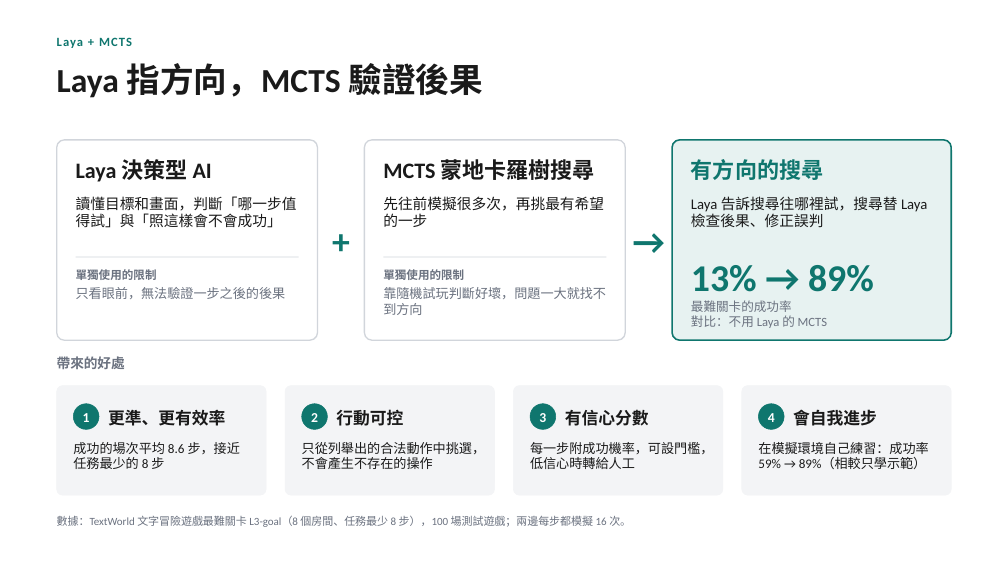
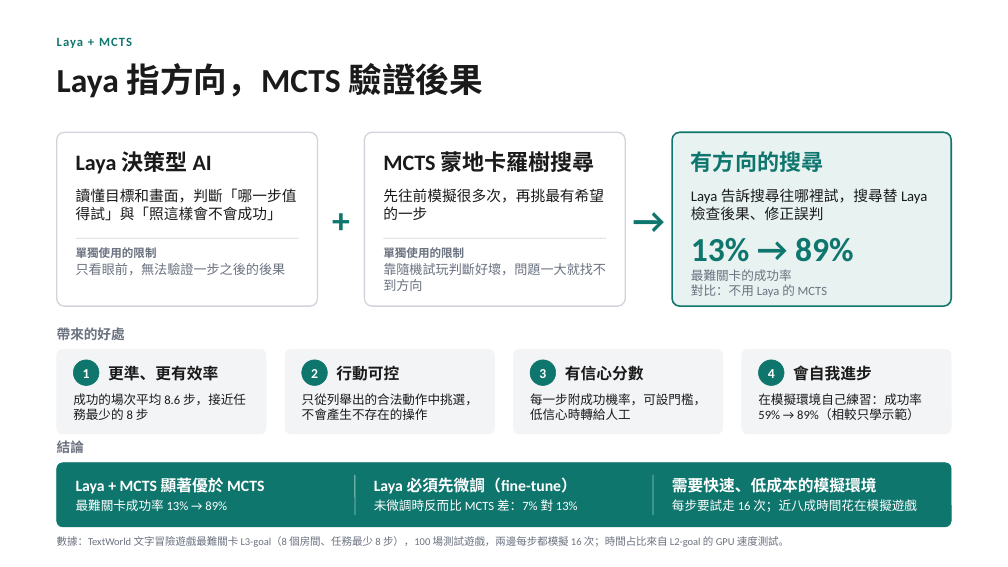
Before and after one commit to kthfan/mcts_laya, a slide deck: slide 1 of docs/laya_mcts_benefits.pptx. Drawn at 1008x567 pixels with LibreOffice and Linux fonts; fonts in the diff are those of the drawing. Boxes give left, top, right and bottom in pixels: in the first picture for what was removed or moved away, otherwise in the second. Text is boxed around its words. In the diff, an @@ line names an element or a change of style, - is before the commit and + after.

```diff
--- a/docs/laya_mcts_benefits.pptx
+++ b/docs/laya_mcts_benefits.pptx
@@ rounded rectangle resized from (x1=57, y1=140, x2=318, y2=340) to (x1=57, y1=132, x2=318, y2=306) @@
@@ rounded rectangle resized from (x1=364, y1=140, x2=625, y2=340) to (x1=364, y1=132, x2=625, y2=306) @@
@@ rounded rectangle resized from (x1=672, y1=140, x2=951, y2=340) to (x1=672, y1=132, x2=951, y2=306) @@
@@ 3 texts moved together from (x1=76, y1=159, x2=823, y2=182) to (x1=76, y1=151, x2=823, y2=174) @@
@@ 2 lines, 2 texts moved together from (x1=76, y1=214, x2=672, y2=267) to (x1=76, y1=193, x2=672, y2=246) @@
@@ 3 texts moved together from (x1=76, y1=196, x2=927, y2=228) to (x1=76, y1=188, x2=927, y2=221) @@
@@ text at (x1=691, y1=238, x2=854, y2=262): size 36 to 32 pt in "13% → 89%" @@
@@ text "13% → 89%" moved from (x1=691, y1=265, x2=874, y2=328) to (x1=691, y1=238, x2=854, y2=297) @@
@@ text "單獨使用的限制" moved from (x1=76, y1=269, x2=286, y2=299) to (x1=76, y1=247, x2=286, y2=275) @@
@@ text "單獨使用的限制" at (x1=76, y1=247, x2=286, y2=275): less space between paragraphs @@
@@ text "單獨使用的限制" at (x1=383, y1=247, x2=606, y2=291): less space between paragraphs @@
@@ text "單獨使用的限制" moved from (x1=383, y1=269, x2=606, y2=315) to (x1=383, y1=247, x2=606, y2=291) @@
@@ text "帶來的好處" moved from (x1=57, y1=356, x2=125, y2=369) to (x1=57, y1=327, x2=125, y2=340) @@
@@ rounded rectangle resized from (x1=57, y1=386, x2=266, y2=495) to (x1=57, y1=349, x2=266, y2=434) @@
@@ rounded rectangle resized from (x1=285, y1=386, x2=495, y2=495) to (x1=285, y1=349, x2=495, y2=434) @@
@@ rounded rectangle resized from (x1=513, y1=386, x2=723, y2=495) to (x1=513, y1=349, x2=723, y2=434) @@
@@ proportions changed in 7 elements at (x1=672, y1=132, x2=951, y2=306), (x1=57, y1=132, x2=318, y2=306), (x1=364, y1=132, x2=625, y2=306), (x1=57, y1=349, x2=266, y2=434), (x1=285, y1=349, x2=495, y2=434), (x1=513, y1=349, x2=723, y2=434), (x1=742, y1=349, x2=951, y2=434) @@
@@ rounded rectangle resized from (x1=742, y1=386, x2=951, y2=495) to (x1=742, y1=349, x2=951, y2=434) @@
@@ size 16 to 15 pt in 4 elements at (x1=108, y1=365, x2=218, y2=381), (x1=336, y1=365, x2=399, y2=381), (x1=565, y1=365, x2=644, y2=381), (x1=793, y1=365, x2=872, y2=381) @@
@@ 8 texts, 4 ellipses moved together from (x1=73, y1=404, x2=877, y2=430) to (x1=73, y1=360, x2=872, y2=386) @@
@@ text "成功的場次平均 8.6 步，接近任務最少的 8 步" moved from (x1=73, y1=442, x2=240, y2=469) to (x1=73, y1=393, x2=246, y2=420) @@
@@ text "只從列舉出的合法動作中挑選，不會產生不存在的操作" moved from (x1=302, y1=442, x2=486, y2=469) to (x1=302, y1=393, x2=478, y2=420) @@
@@ text "每一步附成功機率，可設門檻，低信心時轉給人工" moved from (x1=530, y1=442, x2=714, y2=469) to (x1=530, y1=393, x2=706, y2=420) @@
@@ size 12.5 to 12 pt in 4 elements at (x1=73, y1=393, x2=246, y2=420), (x1=302, y1=393, x2=478, y2=420), (x1=530, y1=393, x2=706, y2=420), (x1=758, y1=393, x2=922, y2=420) @@
@@ text "在模擬環境自己練習：成功率 59% → 89%（相較只學示範）" moved from (x1=758, y1=442, x2=928, y2=469) to (x1=758, y1=393, x2=922, y2=420) @@
@@ text added at (x1=57, y1=439, x2=84, y2=457), 13 pt, text #6B7280, bold @@
+結論
@@ rounded rectangle added at (x1=57, y1=463, x2=951, y2=527), fill #0F766E, outline #0F766E 0.5 pt @@
@@ text added at (x1=76, y1=476, x2=264, y2=511), 15 pt, text #FFFFFF, bold @@
+Laya + MCTS 顯著優於 MCTS
+最難關卡成功率 13% → 89%
@@ line added from (355, 475) to (355, 515), #99C9C4 0.75 pt @@
@@ text added at (x1=374, y1=477, x2=578, y2=511), 15 pt, text #FFFFFF, bold @@
+Laya 必須先微調（fine-tune）
+未微調時反而比 MCTS 差：7% 對 13%
@@ line added from (653, 475) to (653, 515), #99C9C4 0.75 pt @@
@@ text added at (x1=672, y1=477, x2=917, y2=512), 12 pt, text #FFFFFF @@
+需要快速、低成本的模擬環境
+每步要試走 16 次；近八成時間花在模擬遊戲
@@ text at (x1=57, y1=536, x2=789, y2=547): text changed; size 10.5 to 10 pt @@
-數據：TextWorld 文字冒險遊戲最難關卡 L3-goal（8 個房間、任務最少 8 步），100 場測試遊戲；兩邊每步都模擬 16 次。
+數據：TextWorld 文字冒險遊戲最難關卡 L3-goal（8 個房間、任務最少 8 步），100 場測試遊戲，兩邊每步都模擬 16 次；時間占比來自 L2-goal 的 GPU 速度測試。
```
